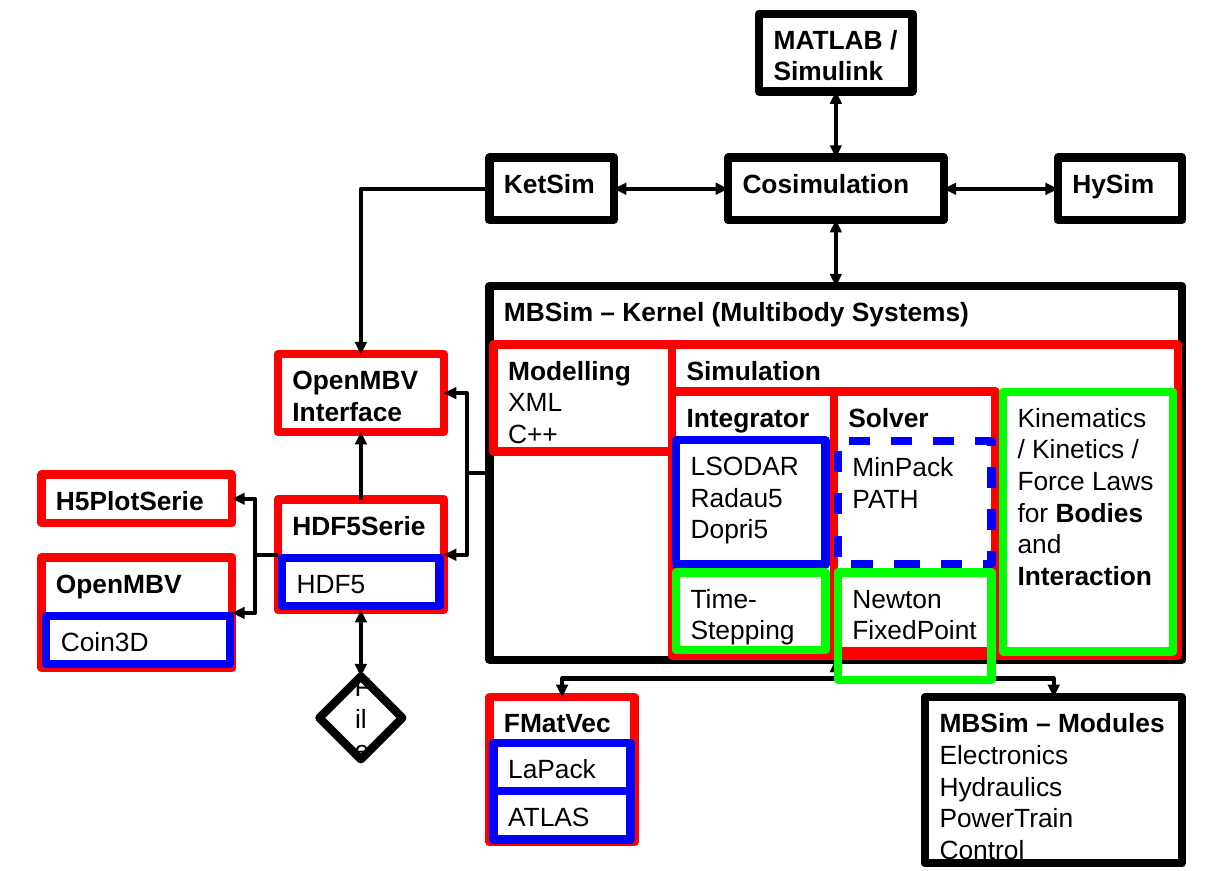
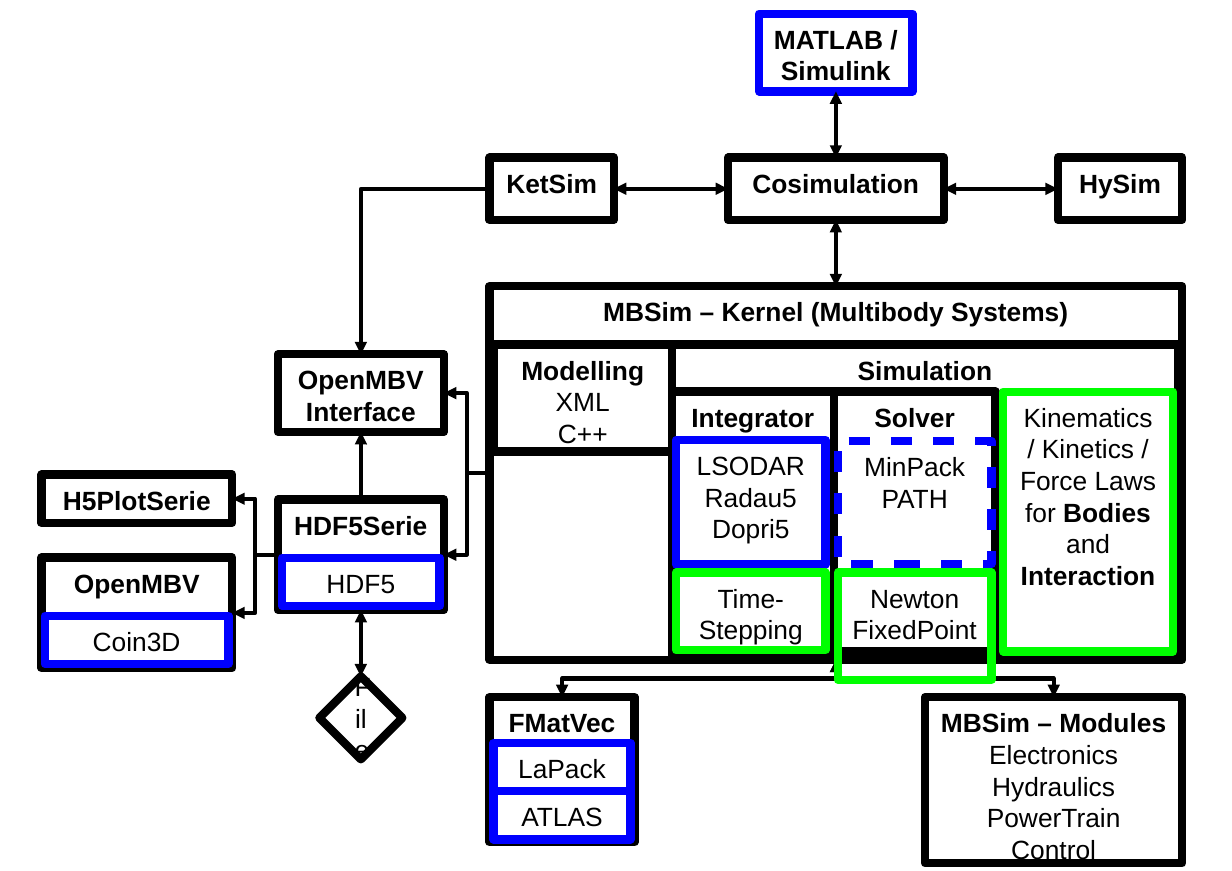
Before and after one commit to mbsim-env/mbsim, a slide deck: slide 1 of trunk/tutorial/CDR/mbsim_embedding.odp. Drawn at 1232x871 pixels with LibreOffice and Linux fonts; fonts in the diff are those of the drawing. Boxes give left, top, right and bottom in pixels: in the first picture for what was removed or moved away, otherwise in the second. Text is boxed around its words. In the diff, an @@ line names an element or a change of style, - is before the commit and + after.

```diff
--- a/trunk/tutorial/CDR/mbsim_embedding.odp
+++ b/trunk/tutorial/CDR/mbsim_embedding.odp
@@ rectangle "MATLAB / Simulink" at <box>759,14,913,92</box>: alignment left to centre; outline #000000 5.67 pt to #0000FF 5.67 pt @@
@@ alignment left to centre; outline #FF0000 5.67 pt to #000000 5.67 pt in 9 elements at <box>490,697,635,842</box>, <box>278,500,444,610</box>, <box>41,558,232,668</box>, <box>494,345,672,452</box>, <box>672,345,1178,656</box>, <box>672,392,835,652</box>, <box>834,392,996,652</box>, <box>278,354,444,432</box>, <box>41,474,232,523</box> @@
@@ alignment left to centre in 14 elements at <box>490,287,1182,660</box>, <box>494,743,631,791</box>, <box>494,791,631,840</box>, <box>925,697,1182,863</box>, <box>728,158,944,220</box>, <box>282,558,441,606</box>, <box>677,441,826,565</box>, <box>838,572,992,680</box>, <box>677,572,826,650</box>, <box>1003,392,1173,651</box>, <box>838,441,992,564</box>, <box>1058,158,1182,220</box>, <box>490,158,614,220</box>, <box>45,615,229,664</box> @@
@@ elbow double arrow (360, 677) - (361, 610): route changed @@
```
Also in this commit, not shown: 1 other slide changed, 1 slide added, 1 other file.
